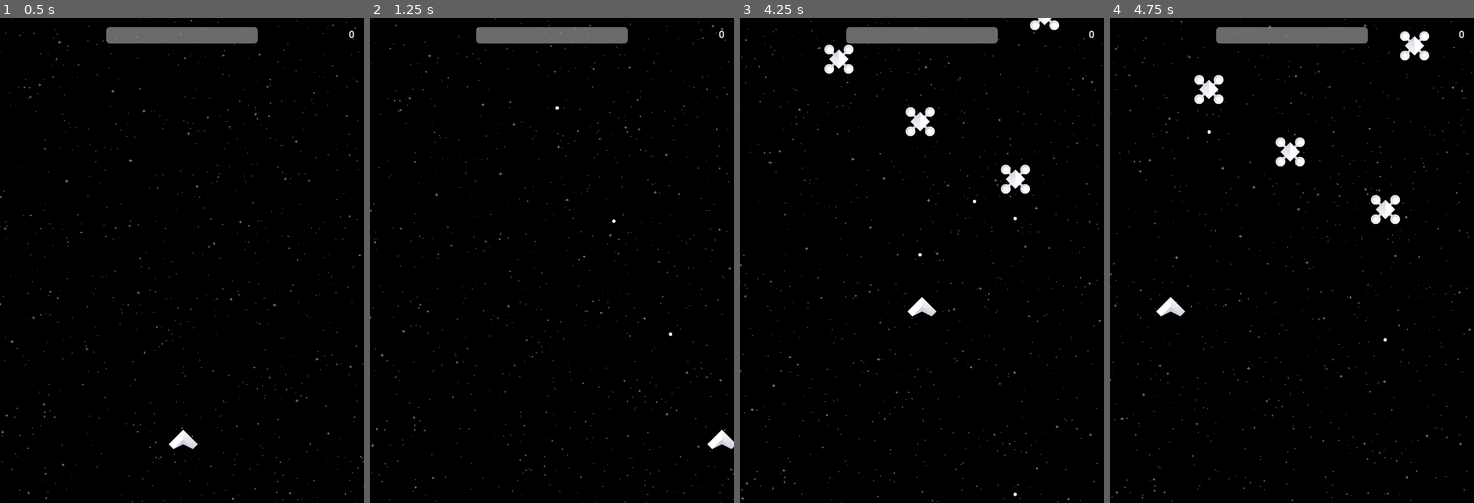
Above: before the commit, frames 1-4 (left to right).
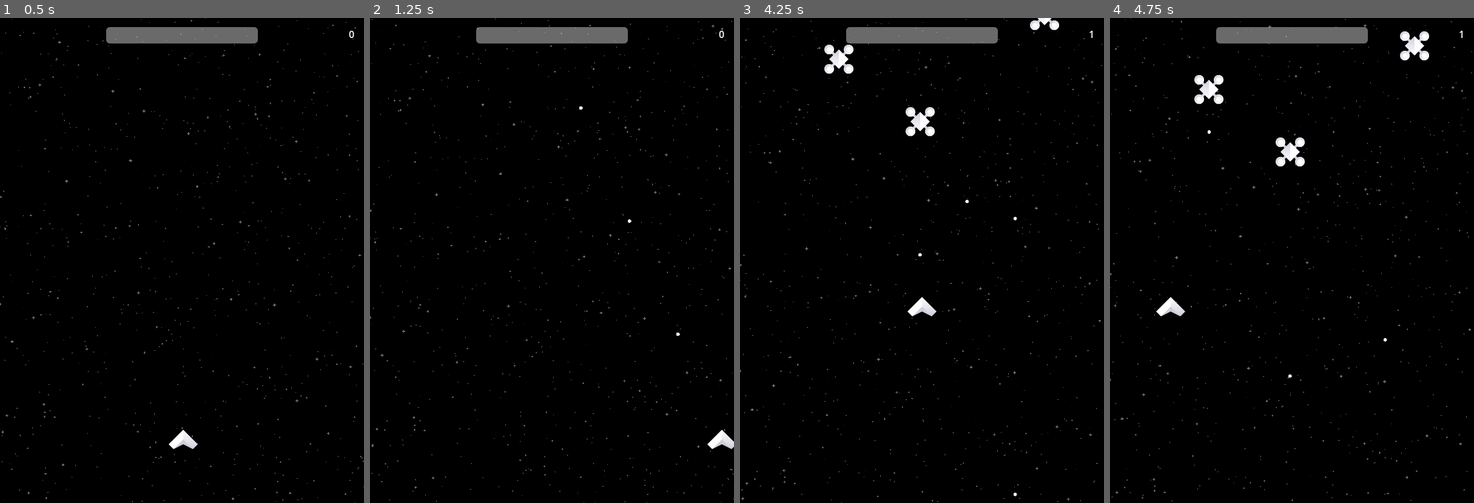
Above: after the commit, the same moments.

Repository: redpebble/mini-jame-gam-39
Game: Godot game, scene res://scenes/main.tscn
Same seed, same stepped clock (60 frames per second), same inputs: the game is played once before the commit and once after it.
Inputs (mouse positions are in pixels of both pictures, inside the frame that each line leads up to):
- Up to frame 1 (0.5 s): no input
- Up to frame 2 (1.25 s): move the mouse to (632, 236) at 0.52 s; press the mouse at (632, 236) at 0.53 s; hold D (right) from 0.53 s (still down)
- Up to frame 3 (4.25 s): move the mouse to (849, 284) at 1.27 s; release D (right) at 1.28 s; release the mouse at (849, 284) at 1.28 s; hold S (down) 1.28-2.03 s; click (849, 284) at 1.35 s; move the mouse to (958, 153) at 2.02 s; press the mouse at (958, 153) at 2.03 s; hold D (right) 2.03-2.78 s; move the mouse to (903, 357) at 2.77 s; release the mouse at (903, 357) at 2.78 s; hold W (up) 2.78-3.53 s; click (903, 357) at 2.85 s; move the mouse to (1031, 333) at 3.52 s; press the mouse at (1031, 333) at 3.53 s; hold A (left) from 3.53 s (still down)
- Up to frame 4 (4.75 s): keep holding A (left); move the mouse to (1182, 187) at 4.27 s; release the mouse at (1182, 187) at 4.28 s; click (1182, 187) at 4.35 s

Frame 1 is identical in both runs. In frame 2, less than 0.1% of the frame differs, in the area x 51-86%, y 18-66%; in frame 3, 0.3%, in the area x 61-98%, y 2-39%; in frame 4, 0.3%.

Commit message:
add gun velocity to projectiles

Diff:
--- a/godot/scenes/characters/player.gd
+++ b/godot/scenes/characters/player.gd
@@ -4,7 +4,7 @@
 
 func _process(_delta: float) -> void:
 	if Input.is_action_pressed('fire'):
-		gun.fire()
+		gun.fire(velocity)
 
 func _physics_process(_delta: float) -> void:
 	var direction = Input.get_vector('left', 'right', 'up', 'down')
--- a/godot/scenes/destructible_body.gd
+++ b/godot/scenes/destructible_body.gd
@@ -7,7 +7,6 @@
 var hp: int
 
 func set_hp(value):
-	print("set: %s -> %s"%[hp, value])
 	if hp && hp == value: return
 	hp = value
 	hp_changed.emit(hp, max_hp)
@@ -20,7 +19,6 @@
 	hp -= dmg
 	hp = clamp(hp, 0, max_hp)
 	hp_changed.emit(hp, max_hp)
-	print('%s took %s damage: %s/%s remaining'%[name, dmg, hp, max_hp])
 	if hp <= 0:
 		destroy()
 
@@ -28,7 +26,6 @@
 	# explosion?
 	queue_free()
 	destroyed.emit()
-	print('%s destroyed'%[name])
 
 func _ready() -> void:
 	set_hp(max_hp)
--- a/godot/scenes/game.gd
+++ b/godot/scenes/game.gd
@@ -19,5 +19,4 @@
 	enemy_spawned.emit(e)
 
 func _on_remove_area_body_entered(body: Node2D) -> void:
-	print('%s removed'%[body])
 	body.queue_free()
--- a/godot/scenes/weapons/gun.gd
+++ b/godot/scenes/weapons/gun.gd
@@ -9,10 +9,10 @@
 @export var is_enemy_weapon: bool
 var loaded = true
 
-func fire() -> void:
+func fire(vel: Vector2 = Vector2.ZERO):
 	if loaded:
 		var p = projectile.instantiate()
-		p.init(speed, damage, global_transform, is_enemy_weapon)
+		p.init(vel, speed, damage, global_transform, is_enemy_weapon)
 		get_tree().get_root().call_deferred("add_child", p)
 		loaded = false
 		$ReloadTimer.start()
--- a/godot/scenes/weapons/projectiles/projectile.gd
+++ b/godot/scenes/weapons/projectiles/projectile.gd
@@ -3,16 +3,14 @@
 var speed: float = 1000
 var damage: int = 1
 
-func init(spd, dmg, global_trns, is_enemy_weapon):
+func init(vel, spd, dmg, global_trns, is_enemy_weapon):
 	speed = spd
 	damage = dmg
 	global_transform = global_trns
 	if is_enemy_weapon:
 		collision_layer = 2
 		collision_mask = 1
-
-func _ready() -> void:
-	velocity = -transform.y * speed
+	velocity = (vel / 7) + (-transform.y * speed)
 
 func _physics_process(delta: float) -> void:
 	var collision = move_and_collide(velocity * delta)
